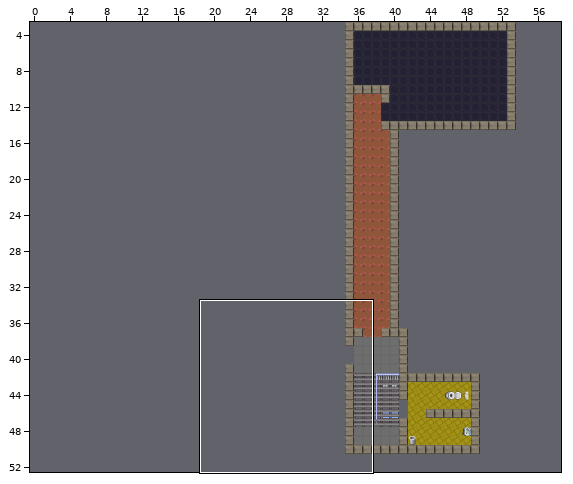
An edit to a level. Tiled map (JSON), zl-map/maps/zl-og.json. Above: a wide view before the commit, with the close-up outlined.
Close-up. Old version:
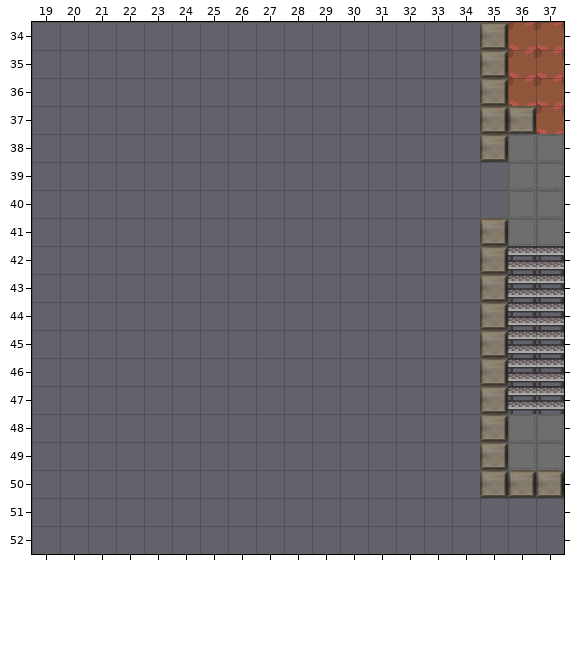
Cells are 32x32 px. Shown: x 19..37, y 34..52. The commit also changed other parts of the map, which this record leaves out.
The result:
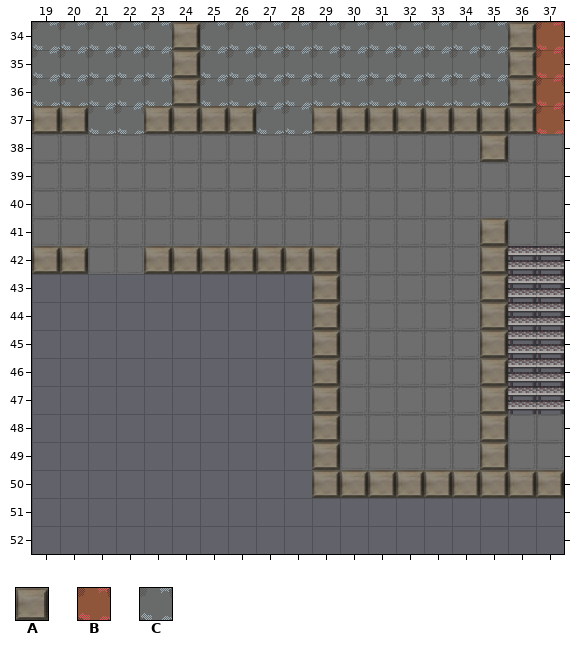
Key: from "floortileset": A 35; from "z-Labor": B 50, C 100.
_ is an empty cell.
Tiles replaced or removed in this view: A, B.
Difference:
Changed rows in their new state; . is an unchanged cell.
Layer "floor":
first column x 19:
34 CCCCCACCCCCCCCCCCA
35 CCCCCACCCCCCCCCCCA
36 CCCCCACCCCCCCCCCCA
37 AACCAAAACCAAAAAA..
first column x 19:
42 AA..AAAAAAA.....
43 ..........A.....
44 ..........A.....
45 ..........A.....
46 ..........A.....
47 ..........A.....
48 ..........A.....
49 ..........A.....
50 ..........AAAAAA
Boxes around the changes in both close-ups, in picture pixels (x1, y1, x2, y2):
changed: (32, 22, 536, 134)
added: (32, 246, 88, 274)
added: (144, 246, 480, 498)
